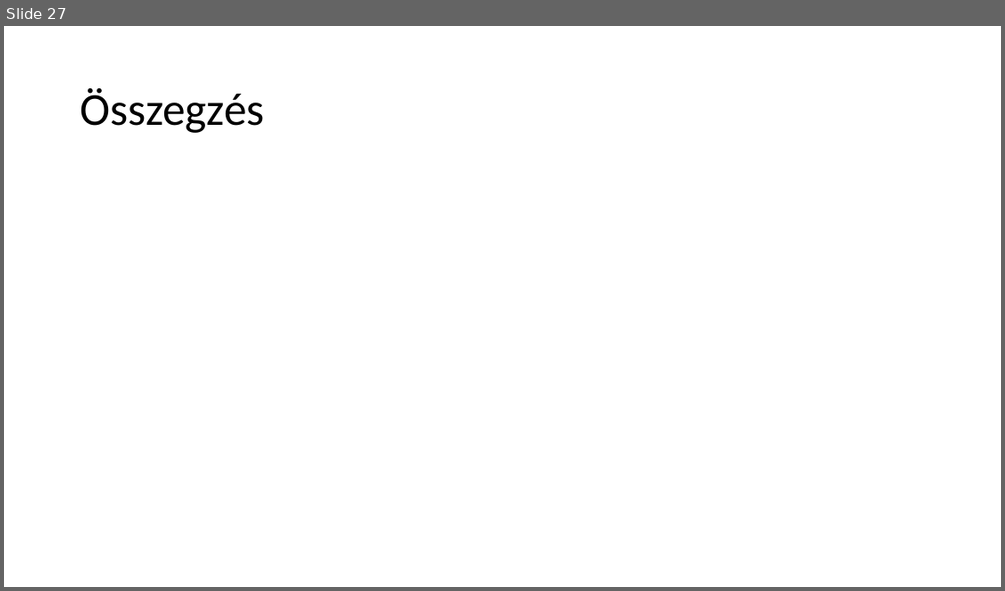
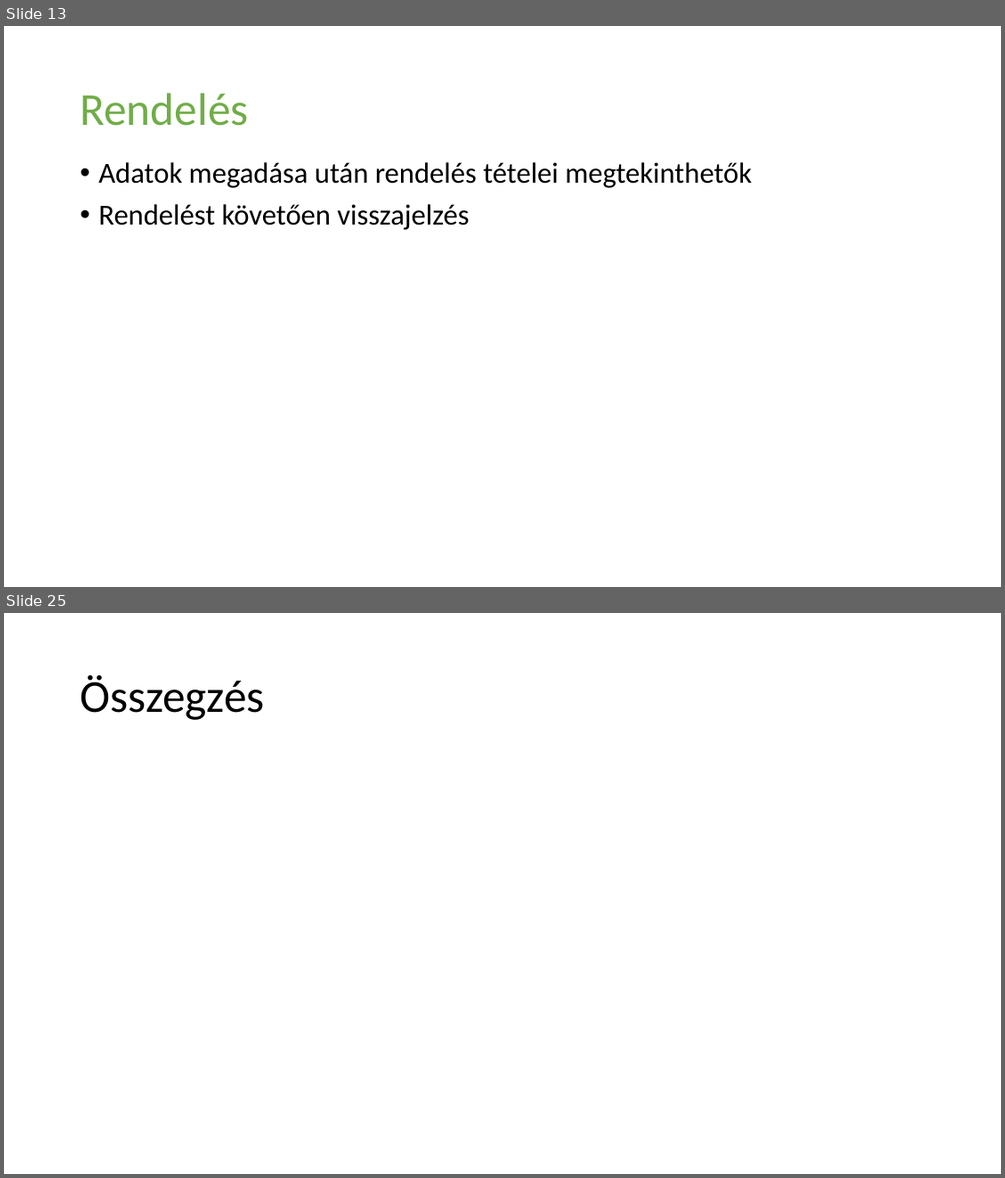
Before and after one commit to fedorbenjamin02/Vizsgaremek2024, a slide deck: Mellékletek/Prezentáció/Frissfutár_prezentáció.pptx. Shown one above the other, each under a label of ours: slide 27 before the commit, slides 13 and 25 after it; the slides between them are not shown. The pictures are 1005x591 and 1005x1178 pixels, drawn with LibreOffice and Linux fonts; fonts in the diff are those of the drawing. Boxes give left, top, right and bottom in pixels: in the first picture for what was removed or moved away, otherwise in the second. Text is boxed around its words. In the diff, an @@ line names an element or a change of style, - is before the commit and + after.

```diff
--- a/Mellékletek/Prezentáció/Frissfutár_prezentáció.pptx
+++ b/Mellékletek/Prezentáció/Frissfutár_prezentáció.pptx
@@ slide 13 added at [4, 26, 1001, 587], background #FFFFFF @@
@@ title added at [80, 93, 248, 126], 44 pt, text #70AD47 @@
+Rendelés
@@ text added at [98, 162, 752, 230], 28 pt, text #000000 @@
+• Adatok megadása után rendelés tételei megtekinthetők
+• Rendelést követően visszajelzés
@@ what was slide 27 is now slide 25 @@
```
Also in this commit, not shown: 13 slides changed, 8 other slides added, 11 slides removed.
